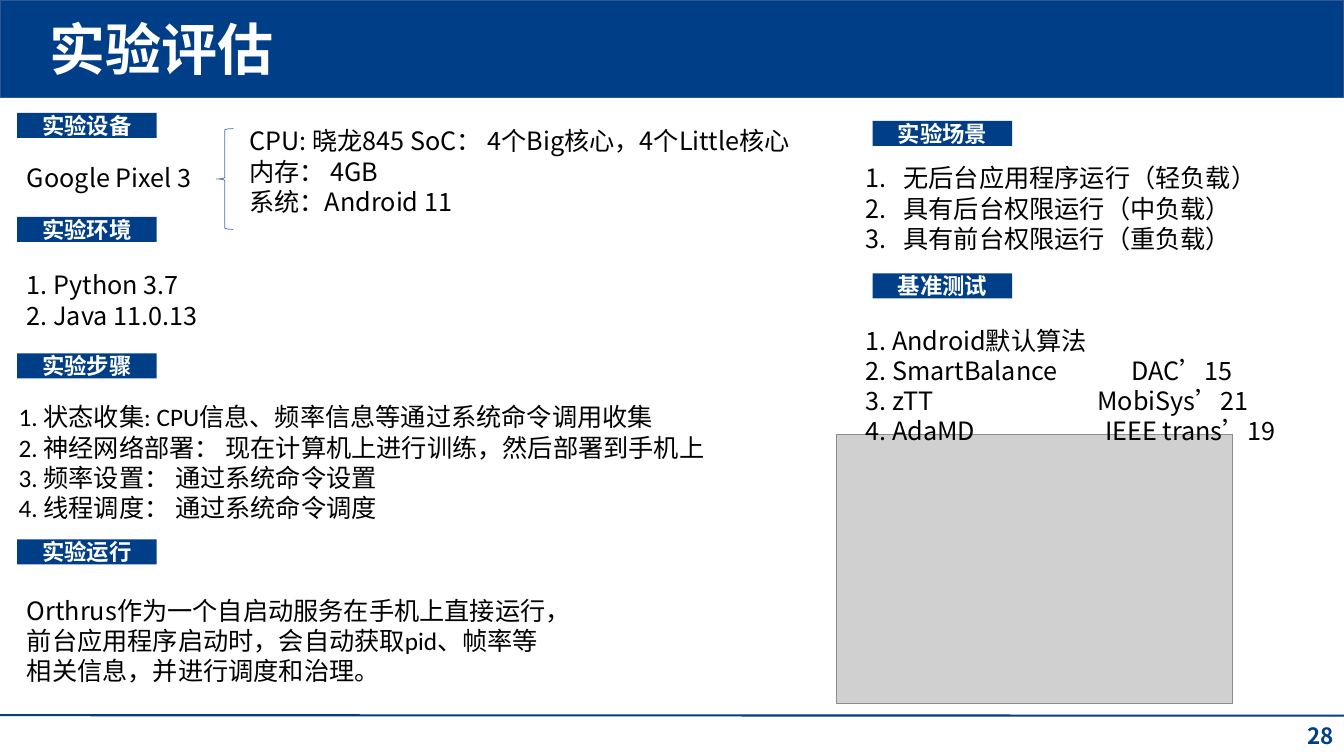
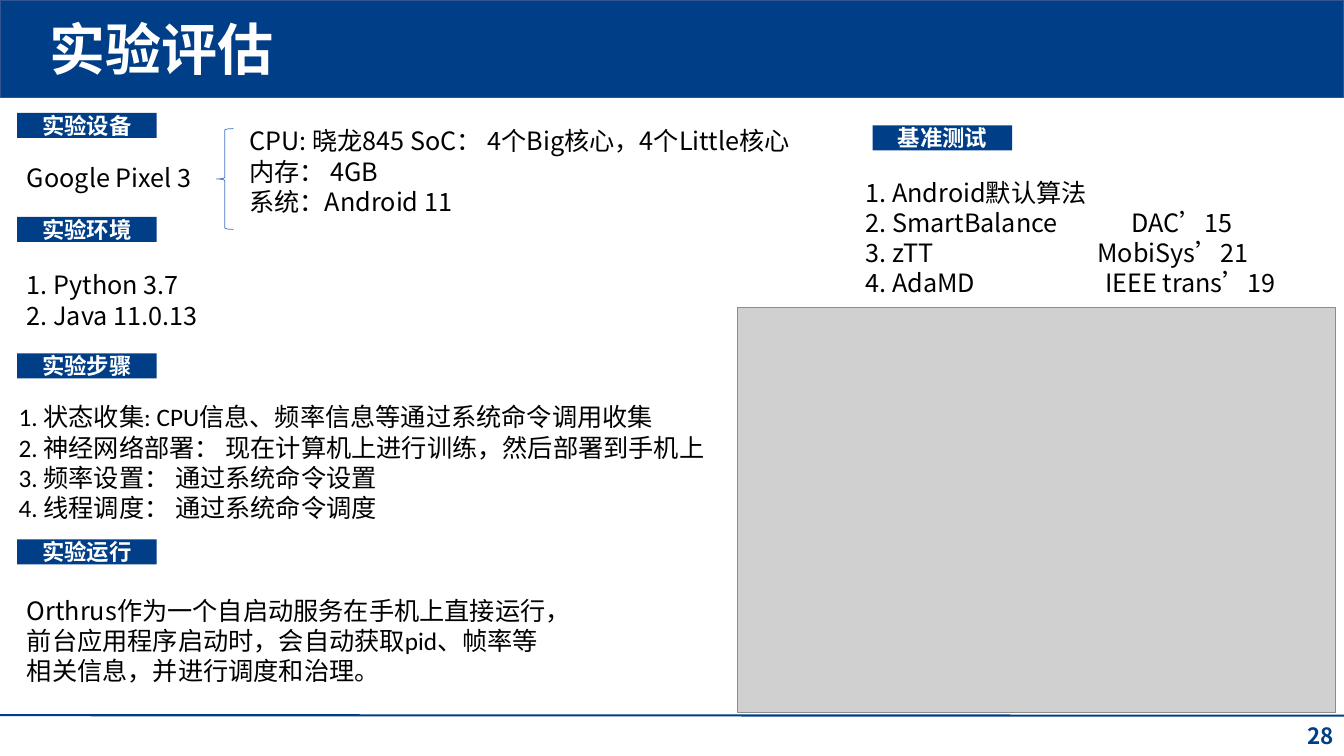
Before and after one commit to fmy-fly/Pre-ppt, a slide deck: slide 28 of QoS-Aware,pptx [自动保存的].pptx. Drawn at 1344x756 pixels with LibreOffice and Linux fonts; fonts in the diff are those of the drawing; grey boxes stand for pictures; background and template pictures are left out. Boxes give left, top, right and bottom in pixels: in the first picture for what was removed or moved away, otherwise in the second. Text is boxed around its words. In the diff, an @@ line names an element or a change of style, - is before the commit and + after.

Commit message:
完成3.26ppt

```diff
--- a/QoS-Aware,pptx [自动保存的].pptx
+++ b/QoS-Aware,pptx [自动保存的].pptx
@@ rectangle "基准测试": place and size @@
-rectangle "基准测试" at (873,273,1013,298)
+rectangle "基准测试" at (873,125,1013,150)
@@ rectangle removed at (873,121,1013,146) @@
-实验场景
@@ text "1. Android默认算法" rewrapped from (866,328,1276,447) to (866,180,1276,293) @@
@@ text removed at (904,165,1257,251) @@
-1. 无后台应用程序运行（轻负载）
-2. 具有后台权限运行（中负载）
-3. 具有前台权限运行（重负载）
@@ picture: place and size @@
-picture at (837,435,1233,704)
+picture at (738,308,1336,714)
```
Also in this commit, not shown: 10 other slides changed, 2 slides added, 1 slide removed.
